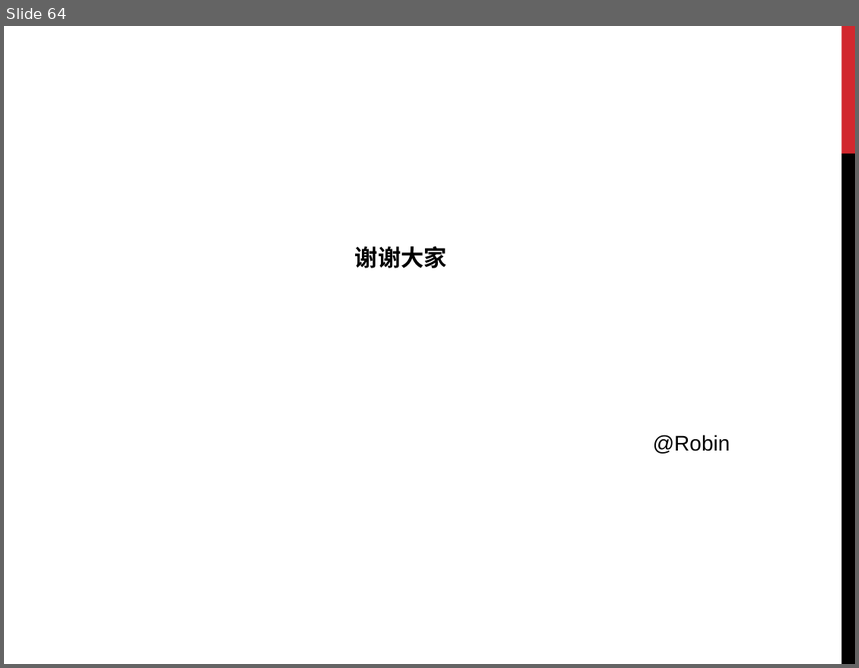
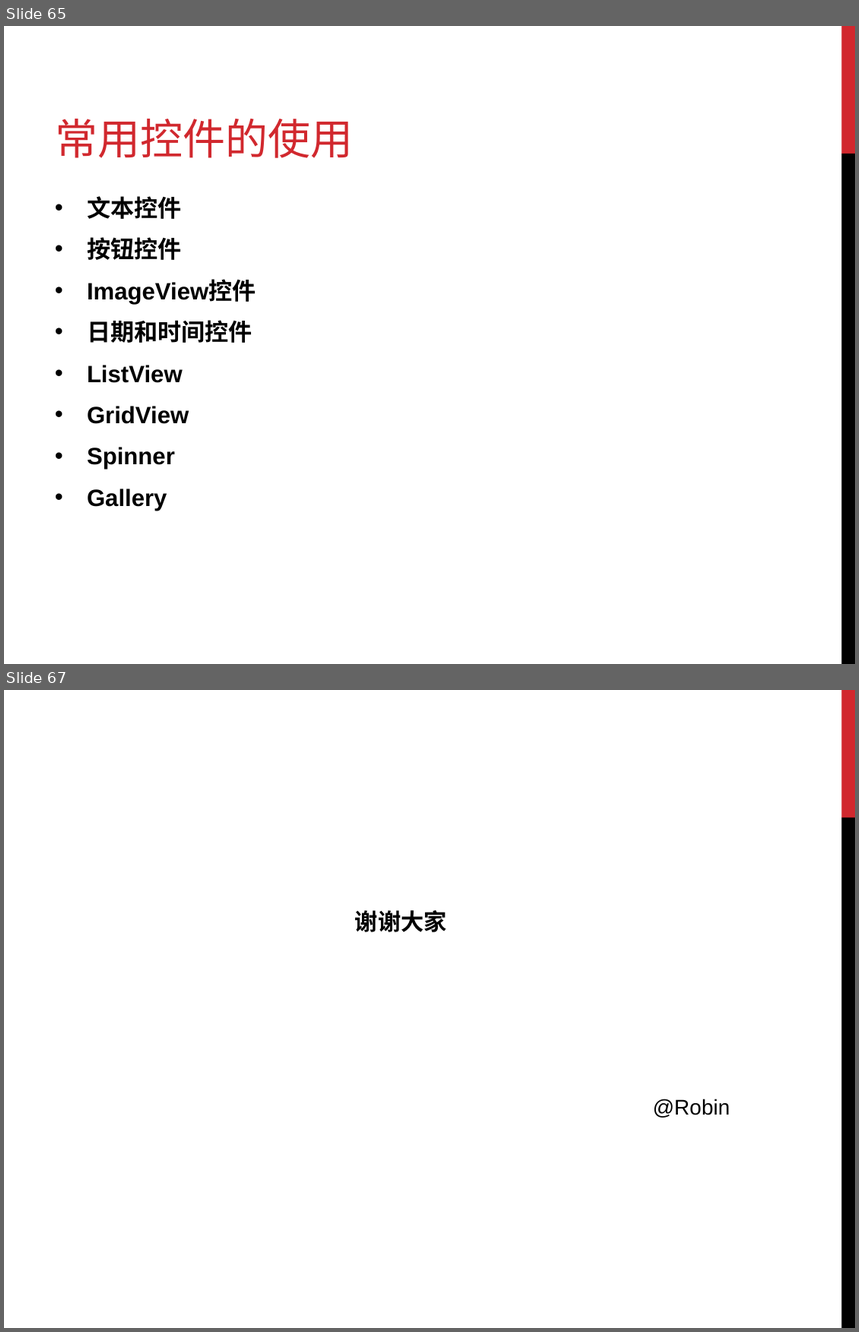
Before and after one commit to donner/training, a slide deck: Android/Android培训.ppt. Shown one above the other, each under a label of ours: slide 64 before the commit, slides 65 and 67 after it; the slides between them are not shown. The pictures are 859x668 and 859x1332 pixels, drawn with LibreOffice and Linux fonts; fonts in the diff are those of the drawing. Boxes give left, top, right and bottom in pixels: in the first picture for what was removed or moved away, otherwise in the second. Text is boxed around its words. In the diff, an @@ line names an element or a change of style, - is before the commit and + after.

```diff
--- a/Android/Android培训.ppt
+++ b/Android/Android培训.ppt
@@ slide 65 added at (x1=4, y1=26, x2=855, y2=664), background #FFFFFF; not listed: 2 template elements that a slide beside it also shows @@
@@ title added at (x1=55, y1=119, x2=353, y2=158), 36 pt, text #D1282E @@
+常用控件的使用
@@ text added at (x1=87, y1=196, x2=256, y2=511), 20 pt, text #000000, bold @@
+• 文本控件
+• 按钮控件
+• ImageView控件
+• 日期和时间控件
+• ListView
+• GridView
+• Spinner
+• Gallery
@@ what was slide 64 is now slide 67 @@
```
Also in this commit, not shown: 3 slides changed, 2 other slides added, 27 other files.
